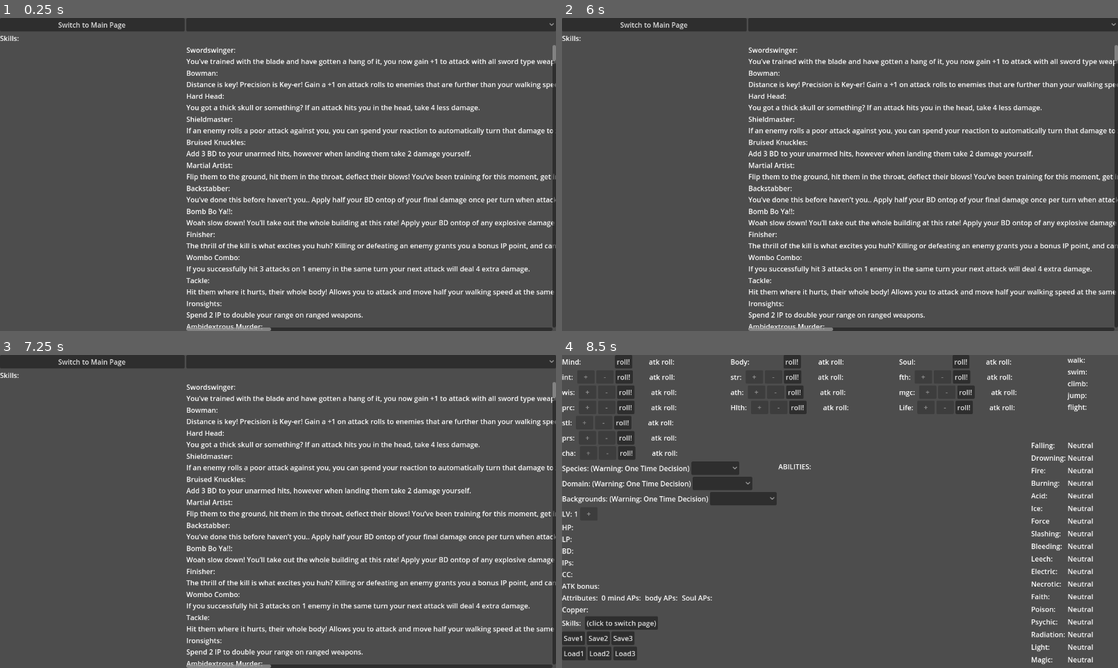
Above: before the commit, frames 1-4 (two rows, left to right).
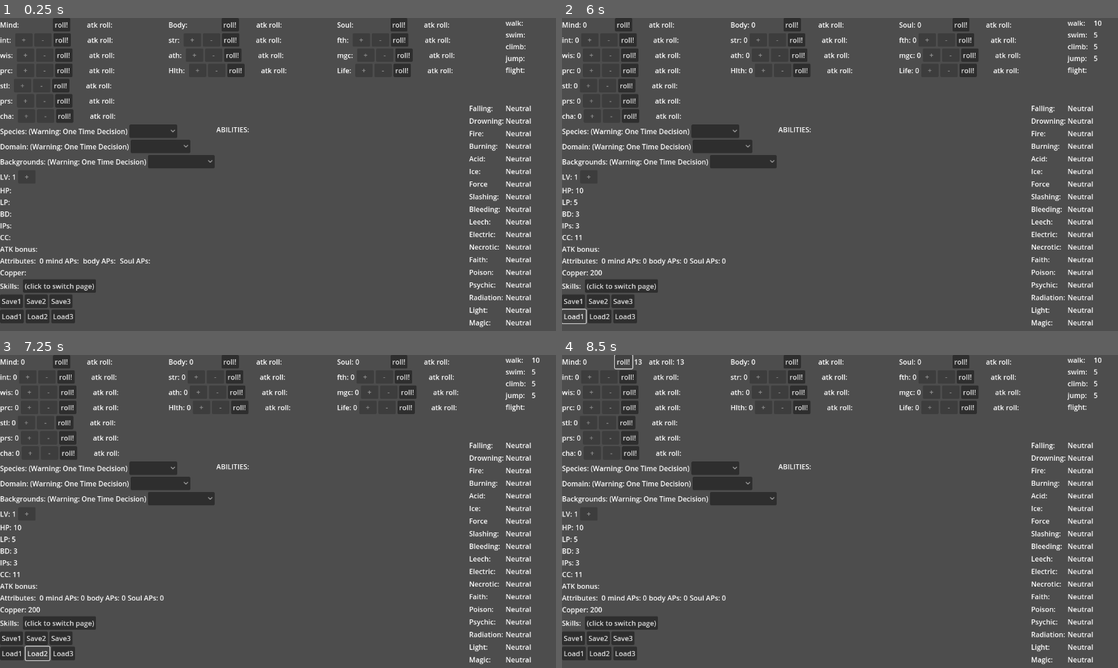
Above: after the commit, the same moments.

Repository: dotconny/SWcharcreater
Game: Godot game, scene res://Attributes.tscn
The game is run twice, just before and just after one commit, with the same random seed, the same clock (stepped at 60 frames per second) and the same inputs.
Inputs (mouse positions are in pixels of both pictures, inside the frame that each line leads up to):
- Up to frame 1 (0.25 s): no input
- Up to frame 2 (6 s): click (573, 299) at 0.5 s, where only the run after the commit has a clickable "Save1"; click (600, 299) at 1.25 s, where only the run after the commit has a clickable "Save2"; click (623, 299) at 2 s, where only the run after the commit has a clickable "Save3"; click (573, 315) at 2.75 s, where only the run after the commit has a clickable "Load1"; click (573, 299) at 3.5 s, where only the run after the commit has a clickable "Save1"; click (600, 299) at 4.25 s, where only the run after the commit has a clickable "Save2"; click (623, 299) at 5 s, where only the run after the commit has a clickable "Save3"; click (573, 315) at 5.75 s, where only the run after the commit has a clickable "Load1"
- Up to frame 3 (7.25 s): click (38, 652) at 6.5 s, where only the run after the commit has a clickable "Load2"
- Up to frame 4 (8.5 s): click (623, 652) at 7.25 s, where only the run after the commit has a clickable "Load3"; click (623, 361) at 8 s, where only the run after the commit has a clickable "roll!"

The runs differ from the first frame. In frame 1, 20% of the frame differs, in the area x 0-100%, y 0-100%; in frame 2, 20%; in frame 3, 20%; in frame 4, 1.8%.
Error after the commit: Attempt to call function 'instantiate' in base 'null instance' on a null instance. (res://savenload.gd:42)

Commit message:
I fixed everything.

Diff:
--- a/hopefully-the-final-version-maybe---copy/Attributes.tscn
+++ b/hopefully-the-final-version-maybe---copy/Attributes.tscn
@@ -121,7 +121,6 @@
 script = ExtResource("1_u77h6")
 
 [node name="NinePatchRect" type="NinePatchRect" parent="."]
-visible = false
 layout_mode = 1
 anchors_preset = 15
 anchor_right = 1.0
@@ -1978,6 +1977,7 @@
 size_flags_horizontal = 3
 
 [node name="fams_skills" type="NinePatchRect" parent="."]
+visible = false
 layout_mode = 1
 anchors_preset = 15
 anchor_right = 1.0
--- a/hopefully-the-final-version-maybe---copy/savenload.gd
+++ b/hopefully-the-final-version-maybe---copy/savenload.gd
@@ -3,14 +3,17 @@
 var save1 = "user://save.save"
 var save2 = "user://save2.save"
 var save3 = "user://save3.save"
+var packedsave1 = "user://save_scene.tscn"
+var packedsave2 = "user://save_scene2.tscn"
+var packedsave3 = "user://save_scene2.tscn"
+var skillsave1 = "user://saveskill.json"
+var skillsave2 = "user://saveskill2.json"
+var skillsave3 = "user://saveskill3.json"
 
 var arr = ["HP","LVHP","LP","LVLP","BD","IPs","LV","Mind","Body","Soul","Hunteses_BD","ATK","ATK_b","Constructs","Undea …(981 unchanged characters)…
 var Ability: String
 
-signal load_skills(idforstuff)
-var crazyid = []
-
-func _save(savenum):
+func _save(savenum, packedsave):
 	var savearr: Array = []
 	Ability = $"../../ScrollContainer/Label".text
 	for i in arr.size():
@@ -18,27 +21,86 @@
 		print(str(arr[i]))
 		print(str(savearr[i]))
 	var file = FileAccess.open(savenum,FileAccess.WRITE)
-	file.store_var($"../../../../../fams_skills/HBoxContainer".idforarray)
 	file.store_var(savearr)
 	file.store_var(Ability)
+	var packed_scene := PackedScene.new()
+	packed_scene.pack(get_tree().current_scene)
+	ResourceSaver.save(packed_scene, packedsave)
 	file.close()
 
 
 
-func _load(savenum):
+func _load(savenum, packedsave):
 	var savearr: Array = []
 	if FileAccess.file_exists(savenum):
 		var file = FileAccess.open(savenum, FileAccess.READ)
-		crazyid = file.get_var()
 		savearr = file.get_var()
 		$"../../ScrollContainer/Label".text = file.get_var()
 		for i in savearr.size():
 			Global.set(arr[i],savearr[i])
 	$"../Species/SpeciesOption".update()
-	emit_signal("load_skills", crazyid)
+	var new_scene = ResourceLoader.load(packedsave).instantiate()
+	$"../../../../..".queue_free()
+	get_tree().root.add_child(new_scene)
+
+
+
+func save_tree(node: Node) -> Dictionary:
+	var data: Dictionary = {
+		"type": node.get_class(),
+		"name": node.name,
+		"properties": {},
+		"children": [],
+		"parent_path": ""
+	}
+	if node.get_parent() != null:
+		data["parent_path"] = node.get_parent().get_path()
+	for prop in node.get_property_list():
+		if prop.usage & PROPERTY_USAGE_STORAGE:
+			var value = node.get(prop.name)
+			if value is Object and not (value is Resource):
+				continue
+			data["properties"][prop.name] = value
+		for child in node.get_children():
+			data["children"].append(save_tree(child))
+	return data
+
+func load_nodes(data: Dictionary, parent: Node = null) -> Node:
+	var node = ClassDB.instantiate(data["type"])
+	node.name = data["name"]
+	for key in data["properties"]:
+		node.set(key, data["properties"][key])
+	for child_data in data["children"]:
+		node.add_child(load_nodes(child_data))
+	if parent != null:
+		parent.add_child(node)
+	return node
+
+func load_attained_skills(path):
+	var file = FileAccess.open(path, FileAccess.READ)
+	var data = JSON.parse_string(file.get_as_text())
+	if typeof(data) == TYPE_DICTIONARY:
+		var parent = get_node("../../../../../fams_skills/HBoxContainer/Attained Skills")
+		load_nodes(data, $"../../../../../fams_skills/HBoxContainer/Attained Skills")
+
+func save_attained_skills(path):
+	var file = FileAccess.open(path, FileAccess.WRITE)
+	for HBoxContainer in $"../../../../../fams_skills/HBoxContainer/Attained Skills".get_children():
+		file.store_string(JSON.stringify(save_tree(HBoxContainer)))
+
+
+
+#func load_attained_skills(path):
+#	var file = FileAccess.open(path, FileAccess.READ)
+#	if typeof(JSON.parse_string(file.get_as_text())) == TYPE_DICTIONARY:
+#		var new_scene = load_tree(JSON.parse_string(file.get_as_text()))
+#		get_tree().root.add_child(new_scene)
+#		get_tree().current_scene.free()
+#		get_tree().current_scene = new_scene
 
 func _on_save_1_pressed() -> void:
-	_save(save1)
+	_save(save1, packedsave1)
+	save_attained_skills("user://saveskill.json")
 	#Ability = $"../../ScrollContainer/Label".text
 	#for i in arr.size():
 		#savearr.append(Global.get(arr[i]))
@@ -49,20 +111,21 @@
 	#file.store_var(Ability)
 
 func _on_save_2_pressed() -> void:
-	_save(save2)
+	_save(save2, packedsave2)
 
 
 func _on_save_3_pressed() -> void:
-	_save(save3)
+	_save(save3, packedsave3)
 
 
 func _on_load_1_pressed() -> void:
-	_load(save1)
+	_load(save1, packedsave1)
+	load_attained_skills("user://saveskill.json")
 
 
 func _on_load_2_pressed() -> void:
-	_load(save2)
+	_load(save2, packedsave2)
 
 
 func _on_load_3_pressed() -> void:
-	_load(save3)
+	_load(save3, packedsave3)
--- a/hopefully-the-final-version-maybe---copy/testingmoving.gd
+++ b/hopefully-the-final-version-maybe---copy/testingmoving.gd
@@ -50,6 +50,7 @@
 	_deduct(whole)
 
 func _on_load(crazyid):
+	crazyid.resize($skills/ScrollContainer/skills/VBoxContainer.get_children().size())
 	for i in $skills/ScrollContainer/skills/VBoxContainer.get_children().size():
 		if i == crazyid[i]:
 			$skills/ScrollContainer/skills/VBoxContainer.remove_child($skills/ScrollContainer/skills/VBoxContainer.get_child(i))
Not shown, added: hopefully-the-final-version-maybe---copy/export_presets.cfg
